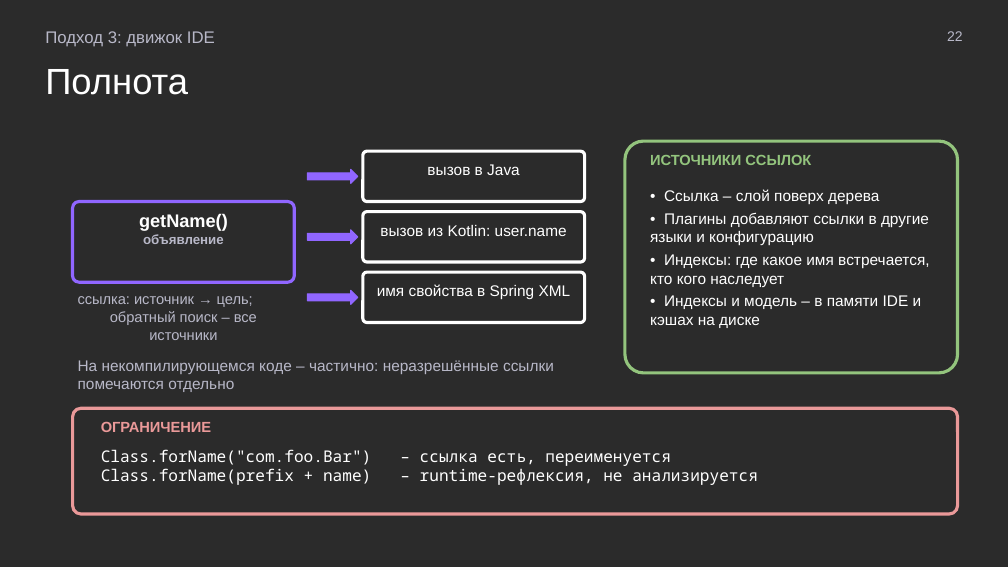
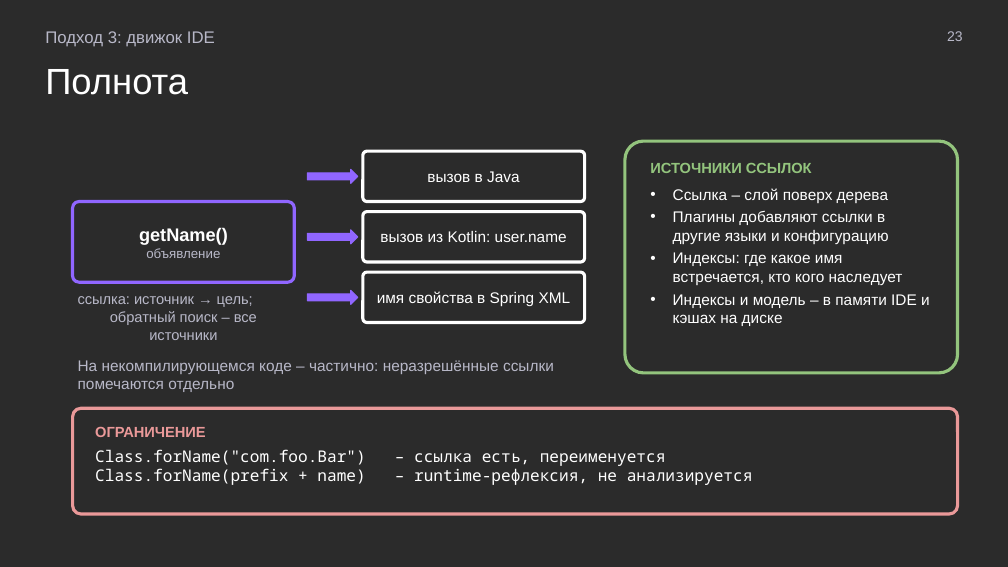
Before and after one commit to MchKosticyn/ide-refactoring-in-ai-agents, a slide deck: slide 23 of Доклад_ Рефакторинг в ИИ-агентах.pptx (slide 22 before the commit). Drawn at 1008x567 pixels with LibreOffice and Linux fonts; fonts in the diff are those of the drawing; background and template pictures are left out; a plain dark background stands for a picture behind light text. Boxes give left, top, right and bottom in pixels: in the first picture for what was removed or moved away, otherwise in the second. Text is boxed around its words. In the diff, an @@ line names an element or a change of style, - is before the commit and + after.

Commit message:
Text inside shapes, native bullets, plan slide progressive disclosure, neutral result aspects

```diff
--- a/Доклад_ Рефакторинг в ИИ-агентах.pptx
+++ b/Доклад_ Рефакторинг в ИИ-агентах.pptx
@@ text at <box>947,31,963,41</box>: text changed @@
-22
+23
@@ rounded rectangle "ИСТОЧНИКИ ССЫЛОК": place and size @@
-rounded rectangle "ИСТОЧНИКИ ССЫЛОК" at <box>650,189,929,328</box>
+rounded rectangle "ИСТОЧНИКИ ССЫЛОК" at <box>625,141,958,373</box>
@@ rounded rectangle "ИСТОЧНИКИ ССЫЛОК" at <box>625,141,958,373</box>: outline none to #93C47D 2.25 pt @@
@@ rounded rectangle removed at <box>625,141,958,373</box> @@
@@ rounded rectangle "вызов в Java": place and size @@
-rounded rectangle "вызов в Java" at <box>427,164,520,175</box>
+rounded rectangle "вызов в Java" at <box>363,151,585,202</box>
@@ rounded rectangle removed at <box>363,151,585,202</box> @@
@@ text in rounded rectangle at <box>650,163,930,326</box>: text changed @@
-• Ссылка – слой поверх дерева
-• Плагины добавляют ссылки в другие языки и конфигурацию
-• Индексы: где какое имя встречается, кто кого наследует
-• Индексы и модель – в памяти IDE и кэшах на диске
+ИСТОЧНИКИ ССЫЛОК
+• Ссылка – слой поверх дерева
+• Плагины добавляют ссылки в другие языки и конфигурацию
+• Индексы: где какое имя встречается, кто кого наследует
+• Индексы и модель – в памяти IDE и кэшах на диске
@@ text removed at <box>650,155,811,165</box> @@
-ИСТОЧНИКИ ССЫЛОК
@@ rounded rectangle "getName()": place and size @@
-rounded rectangle "getName()" at <box>139,213,228,244</box>
+rounded rectangle "getName()" at <box>73,202,294,282</box>
@@ rounded rectangle "getName()" at <box>73,202,294,282</box>: vertical alignment top to middle; outline none to #9066FF 2.25 pt @@
@@ rounded rectangle removed at <box>73,202,294,282</box> @@
@@ vertical alignment top to middle; outline none to #FFFFFF 2.25 pt in 3 elements at <box>363,151,585,202</box>, <box>363,272,585,323</box>, <box>363,212,585,262</box> @@
@@ rounded rectangle "вызов из Kotlin: user.name": place and size @@
-rounded rectangle "вызов из Kotlin: user.name" at <box>380,225,567,236</box>
+rounded rectangle "вызов из Kotlin: user.name" at <box>363,212,585,262</box>
@@ rounded rectangle removed at <box>363,212,585,262</box> @@
@@ text in rounded rectangle at <box>146,248,220,258</box>: bold off in "объявление" @@
@@ rounded rectangle "имя свойства в Spring XML": place and size @@
-rounded rectangle "имя свойства в Spring XML" at <box>377,284,571,299</box>
+rounded rectangle "имя свойства в Spring XML" at <box>363,272,585,323</box>
@@ rounded rectangle removed at <box>363,272,585,323</box> @@
@@ rounded rectangle "ОГРАНИЧЕНИЕ": place and size @@
-rounded rectangle "ОГРАНИЧЕНИЕ" at <box>101,449,758,485</box>
+rounded rectangle "ОГРАНИЧЕНИЕ" at <box>73,408,958,514</box>
@@ rounded rectangle "ОГРАНИЧЕНИЕ" at <box>73,408,958,514</box>: outline none to #EA9999 2.25 pt @@
@@ rounded rectangle removed at <box>73,408,958,514</box> @@
@@ text in rounded rectangle at <box>95,426,205,437</box>: paragraph added @@
+ОГРАНИЧЕНИЕ
@@ text removed at <box>101,421,211,432</box> @@
-ОГРАНИЧЕНИЕ
```
Also in this commit, not shown: 31 other slides changed, 1 slide added, 1 other file.
